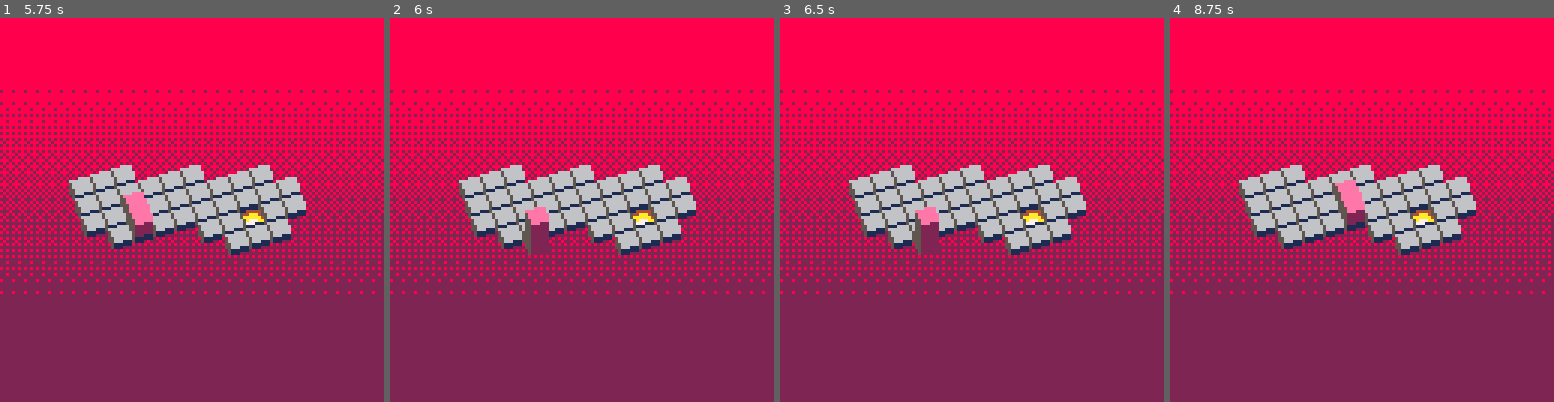
Above: before the commit, frames 1-4 (left to right).
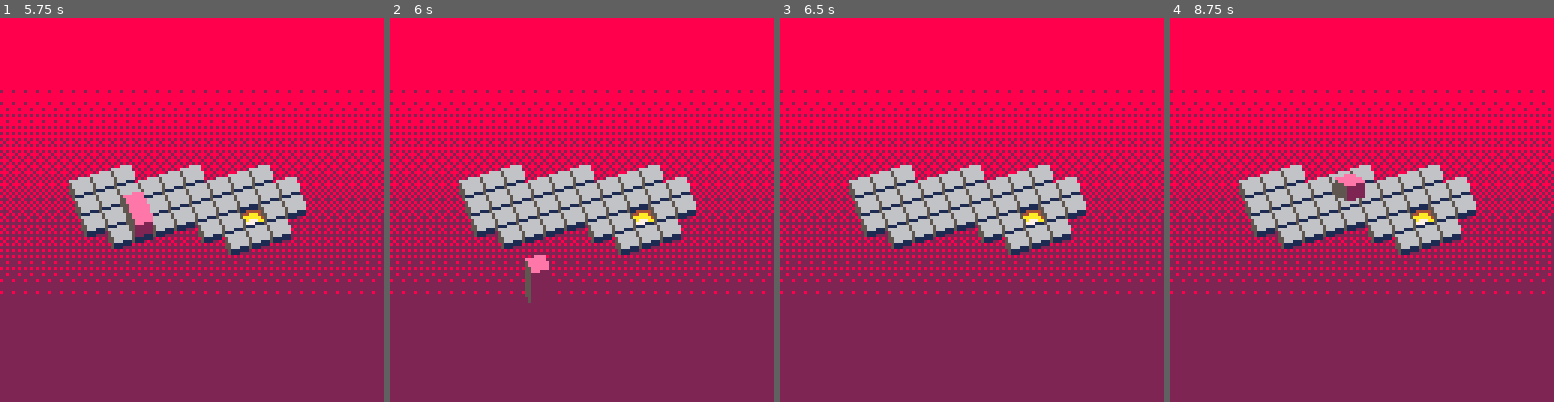
Above: after the commit, the same moments.

Repository: thorny-thorny/pico8-bloxorz
Game: PICO-8 cartridge bloxorz.p8
The game is run twice, just before and just after one commit, with the same random seed, the same clock (stepped at 60 frames per second) and the same inputs.
Inputs:
- Up to frame 1 (5.75 s): tap O (Z key) at 0.7, 1.7, 2.1, 2.5, 2.9, 3.3, 3.7, 4.1, 4.5, 4.9, 5.3, 5.7 s; hold Right 1.6-2.1 s; hold Up 2.15-2.42 s; hold Right 2.47-3.03 s; hold Left 3.08-3.58 s; hold Down 3.63-3.97 s; hold Right 4.02-4.68 s; hold Up 4.73-5.03 s; hold Left 5.08-5.68 s; hold Down from 5.73 s (still down)
- Up to frame 2 (6 s): keep holding Down
- Up to frame 3 (6.5 s): release Down at 6.03 s; hold Right from 6.08 s (still down); tap O (Z key) at 6.1 s
- Up to frame 4 (8.75 s): tap O (Z key) every 0.4 s from 6.5 to 8.5 s; release Right at 6.58 s; hold Right 6.63-7.13 s; hold Up 7.18-7.45 s; hold Right 7.5-8.07 s; hold Left 8.12-8.62 s; hold Down from 8.67 s (still down)

Frame 1 is identical in both runs. In frame 2, 1.0% of the frame differs, in the area x 35-42%, y 49-75%; in frame 3, 0.6%; in frame 4, 0.7%.

Commit message:
Splits and animations

Diff:
--- a/block.lua
+++ b/block.lua
@@ -90,14 +90,12 @@
 	return false
 end
 
-function block_split(self, u1, v1, u2, v2)
-	-- self.split = true
-	-- self.split_index = 0
-	-- self.side = block_side.z
-	-- self.u = u1
-	-- self.v = v1
-	-- self.u2 = u2
-	-- self.v2 = v2
+function block_split(self, point1, point2)
+	self.point = point1
+	self.split_point = point2
+	self.side = block_side.z
+
+	self.animation = make_block_teleport_animation(self.point)
 end
 
 function block_try_join(self)
@@ -116,11 +114,10 @@
 
 			self.split_active = false
 			self.split_point = nil
-			return true
-		end
-	end
-
-	return false
+
+			sfx(sounds.join)
+		end
+	end
 end
 
 function block_update(self)
@@ -130,7 +127,11 @@
 			return false
 		else
 			self.animation = nil
-			return true
+			if animating == nil then
+				return false
+			else
+				return true
+			end
 		end
 	end
 
@@ -146,7 +147,15 @@
 	elseif btnp(⬇️) then
 		d.v = 1
 	elseif btnp(🅾️) then
-		self.split_active = not self.split_active
+		if self.split_point ~= nil then
+			self.split_active = not self.split_active
+			local point = self.point
+			if self.split_active then
+				point = self.split_point
+			end
+
+			self.animation = make_block_switch_animation(point)
+		end
 	end
 
 	if d.u ~= 0 then
@@ -213,18 +222,20 @@
 	local sprite = nil
 	local thin = false
 
-	if self.animation ~= nil and draw_split == self.split_active then
+	if self.animation ~= nil then
 		local state = self.animation:get_state()
-		if state.side ~= nil then
-			side = state.side
-		end
-
-		if state.sprite ~= nil then
-			sprite = state.sprite
-		end
-
-		if state.d ~= nil then
-			p:add_point(state.d)
+		if draw_split == self.split_active or state.split then
+			if state.side ~= nil then
+				side = state.side
+			end
+
+			if state.sprite ~= nil then
+				sprite = state.sprite
+			end
+
+			if state.d ~= nil then
+				p:add_point(state.d)
+			end
 		end
 	end
 
@@ -254,16 +265,26 @@
 	end
 end
 
-function block_draw(self)
+function block_draw(self, falling_split)
 	if self.split_point ~= nil then
-		local draw_split_first = false
-		if self.split_point.u > self.point.u or self.split_point.v < self.point.v then
-			draw_split_first = true
-		end
-
-		self:subdraw(draw_split_first)
-		self:subdraw(not draw_split_first)
-	else
+		if falling_split == nil then
+			local draw_split_first = false
+			if self.split_point.u > self.point.u or self.split_point.v < self.point.v then
+				draw_split_first = true
+			end
+
+			self:subdraw(draw_split_first)
+			self:subdraw(not draw_split_first)
+		elseif falling_split == true then
+			self:subdraw(self.split_active)
+		elseif falling_split == false then
+			self:subdraw(not self.split_active)
+		end
+	elseif falling_split ~= false then
 		self:subdraw(false)
 	end
-end
+
+	if self.animation and self.animation.draw then
+		self.animation:draw()
+	end
+end
--- a/block_animations.lua
+++ b/block_animations.lua
@@ -226,3 +226,76 @@
 
   return state
 end
+
+function make_block_teleport_animation(point)
+  local animation = {
+    point = point,
+    frames_left = 6,
+    dy = -4,
+    update = block_teleport_animation_update,
+    get_state = block_teleport_animation_get_state,
+    draw = block_teleport_animation_draw,
+  }
+
+  return animation
+end
+
+function block_teleport_animation_update(self)
+  if self.frames_left == 0 then
+    return false
+  else
+    self.frames_left -= 1
+    self.dy = min(0, self.dy + 2)
+    return true
+  end
+end
+
+function block_teleport_animation_get_state(self)
+  return {
+    d = make_xy_point(0, self.dy),
+    split = true,
+  }
+end
+
+function block_teleport_animation_draw(self)
+  draw_split_selection(self.point, make_xy_point(0, self.dy))
+end
+
+function draw_split_selection(point_uv, d)
+  local point = tile_point_to_xy(point_uv)
+  if d ~= nil then
+    point:add_point(d)
+  end
+
+  spr(50, point.x - 7, point.y - 3)
+  spr(51, point.x + 7, point.y - 3)
+end
+
+function make_block_switch_animation(point)
+  local animation = {
+    point = point,
+    frames_left = 6,
+    update = block_switch_animation_update,
+    get_state = block_switch_animation_get_state,
+    draw = block_switch_animation_draw,
+  }
+
+  return animation
+end
+
+function block_switch_animation_update(self)
+  if self.frames_left == 0 then
+    return nil
+  else
+    self.frames_left -= 1
+    return true
+  end
+end
+
+function block_switch_animation_get_state(self)
+  return {}
+end
+
+function block_switch_animation_draw(self)
+  draw_split_selection(self.point)
+end
--- a/bloxorz.p8
+++ b/bloxorz.p8
@@ -25,8 +25,8 @@
 __gfx__
 00000000000666600006666000066660000dddd0000999900001115000066660000666600006666000066660000dddd0000dddd0000dddd0000dddd000066660
 00000000666666606666446066666460ddddddd099999990114444406666cc60666666606666446066661660ddddddd0ddddddd0ddddddd0ddddddd066664460
-007007005666666656446646566446665ddddddd59999999544aaa4556c66cc6567666665a4b88865a68b88658db888d58d8b88d5bdb888d5bd88b8d5b48b886
-000770005666666656466446566644665ddddddd599999995aaaaaa456cc66c65666666656444446566616665ddddddd5ddddddd5ddddddd5ddddddd56444446
+007007005666666656446646566446665ddddddd59999999544aaa4556c666c6567666665a4b88865a68b88658db888d58d8b88d5bdb888d5bd88b8d5b48b886
+000770005666666656466446566644665ddddddd599999995aaaaaa456c666c65666666656444446566616665ddddddd5ddddddd5ddddddd5ddddddd56444446
 0007700055666666556446665564666655dddddd5599999955a777aa556cc66655666666556446665566666655dddddd55dddddd55dddddd55dddddd55644666
 0070070055666111556661115566611155ddd11155999444557771115566611155666111556661115566611155ddd11155ddd11155ddd11155ddd11155666111
 00000000051111110511111105111111051111110544444405111111051111110511111105111111051111110511111105111111051111110511111105111111
@@ -47,14 +47,14 @@
 00000000000000000000000000000000000000000000000000000000000000000000000000000000000000000000000000000000000000000000000000000000
 00000000000000000000000000000000000000000000000000000000000000000000000000000000000000000000000000000000000000000000000000000000
 00000000000000000000000000000000000000000000000000000000000000000000000000000000000000000000000000000000000000000000000000000000
-000bbbb0000888800000000000000000000000000000000000000000000000000000000000000000000000000000000000000000000000000000000000000000
-bbbbbbb0888888800000000000000000000000000000000000000000000000000000000000000000000000000000000000000000000000000000000000000000
-5bbbbbbb588888880000000000000000000000000000000000000000000000000000000000000000000000000000000000000000000000000000000000000000
-5bbbbbbb588888880000000000000000000000000000000000000000000000000000000000000000000000000000000000000000000000000000000000000000
-55bbbbbb558888880000000000000000000000000000000000000000000000000000000000000000000000000000000000000000000000000000000000000000
-55bbb333558882220000000000000000000000000000000000000000000000000000000000000000000000000000000000000000000000000000000000000000
-05333333052222220000000000000000000000000000000000000000000000000000000000000000000000000000000000000000000000000000000000000000
-05333000052220000000000000000000000000000000000000000000000000000000000000000000000000000000000000000000000000000000000000000000
+000bbbb00008888000cccc0000cccc00000000000000000000000000000000000000000000000000000000000000000000000000000000000000000000000000
+bbbbbbb08888888000cccc0000cccc00000000000000000000000000000000000000000000000000000000000000000000000000000000000000000000000000
+5bbbbbbb5888888800cc00000000cc00000000000000000000000000000000000000000000000000000000000000000000000000000000000000000000000000
+5bbbbbbb5888888800cc00000000cc00000000000000000000000000000000000000000000000000000000000000000000000000000000000000000000000000
+55bbbbbb5588888800cc00000000cc00000000000000000000000000000000000000000000000000000000000000000000000000000000000000000000000000
+55bbb3335588822200cc00000000cc00000000000000000000000000000000000000000000000000000000000000000000000000000000000000000000000000
+053333330522222200cccc0000cccc00000000000000000000000000000000000000000000000000000000000000000000000000000000000000000000000000
+053330000522200000cccc0000cccc00000000000000000000000000000000000000000000000000000000000000000000000000000000000000000000000000
 0000000000000000000eeee000000000000000000000000000000000e00000000000000000000000000000000000000000000000eee00000000000ee00000000
 0000000000000000eeeeeee0000000000eeee000000000000000000eeee000000000000000000000000000000000000000000eeeeeee00000000eeee00000000
 00000000000000005eeeeeee000000eeeeeee00000000000000000eeeeee200000000000000000000000000000000000000005eee222000000eeeeeee0000000
--- a/game.lua
+++ b/game.lua
@@ -1,7 +1,7 @@
 function game_create()
 	local game = {
 		level_number = 1,
-		levels_total = 7,
+		levels_total = 11,
 		update = game_update,
 		draw = game_draw,
 	}
--- a/level.lua
+++ b/level.lua
@@ -79,8 +79,8 @@
 
 function level_enter_portal(self, sprite)
 	local index = sprite_index_bit(sprite)
-	local point1 = make_uv_point(-1, -1)
-	local point2 = make_uv_point(-1, -1)
+	local point1 = nil
+	local point2 = nil
 
 	for u = 0, map_width_tiles - 1 do
 		for v = 0, map_height_tiles - 1 do
@@ -96,7 +96,7 @@
 					sprite_index_bit(sprite) == index
 				)
 			then
-				if point1.u == -1 then
+				if point1 == nil then
 					point1 = make_uv_point(u, v)
 				else
 					point2 = make_uv_point(u, v)
@@ -105,7 +105,11 @@
 		end
 	end
 
-	self.block:split(self.block, point1.u, point1.v, point2.u, point2.v)
+	if point1 == nil or point2 == nil then
+		return
+	end
+
+	self.block:split(point1, point2)
 end
 
 function level_platform_state(self, sprite)
@@ -138,9 +142,7 @@
 		return false
 	end
 
-	if self.block:try_join() then
-		sfx(sounds.join)
-	end
+	self.block:try_join()
 
 	local points = self.block:get_points()
 	local died = false
@@ -165,10 +167,8 @@
 			hole_points[#hole_points + 1] = points[i]
 		elseif #points == 1 and self.finish:equals(points[i]) then
 			finished = true
-		-- elseif #points == 1 and sprite_is_portal(sprite) then
-			-- if self.block.updated then
-			-- 	self:enter_portal(sprite)
-			-- end
+		elseif #points == 1 and sprite_is_portal(sprite) then
+			self:enter_portal(sprite)
 		elseif
 			sprite_is_circle_button(sprite) or
 			(
@@ -226,35 +226,43 @@
 		hole = self.hole
 	end
 
- for u = map_width_tiles - 1, 0, -1 do
-  for v = 0, map_height_tiles - 1 do
-		local is_hole = u == hole.u and v == hole.v
-  	if (u > hole.u and v <= hole.v) or (u <= hole.u and v < hole.v) or is_hole then
-			local d = nil
-			if is_hole then
-				local sprite = mget(self.map_offset.u + hole.u, self.map_offset.v + hole.v)
-				if sprite_is_fragile(sprite) and self.waiting_for_animaiton and self.block.side == block_side.z then
-					local state = self.block.animation:get_state()
-					if state.d ~= nil then
-						d = make_xy_point(0, state.d.y)
+	for u = map_width_tiles - 1, 0, -1 do
+		for v = 0, map_height_tiles - 1 do
+			local is_hole = u == hole.u and v == hole.v
+			if (u > hole.u and v <= hole.v) or (u <= hole.u and v < hole.v) or is_hole then
+				local d = nil
+				if is_hole then
+					local sprite = mget(self.map_offset.u + hole.u, self.map_offset.v + hole.v)
+					if sprite_is_fragile(sprite) and self.waiting_for_animaiton and self.block.side == block_side.z then
+						local state = self.block.animation:get_state()
+						if state.d ~= nil then
+							d = make_xy_point(0, state.d.y)
+						end
 					end
 				end
-			end
-
-			self:draw_tile(u, v, d)
-  	end
- 	end
- end
-
- self.block:draw()
-
- for u = map_width_tiles - 1, 0, -1 do
-  for v = 0, map_height_tiles - 1 do
-  	if ((u > hole.u and v > hole.v) or (u <= hole.u and v >= hole.v)) and not (u == hole.u and v == hole.v) then
-  		self:draw_tile(u, v)
-  	end
- 	end
- end
+
+				self:draw_tile(u, v, d)
+			end
+		end
+	end
+
+	if self.hole ~= nil then
+		self.block:draw(true)
+	else
+		self.block:draw()
+	end
+
+	for u = map_width_tiles - 1, 0, -1 do
+		for v = 0, map_height_tiles - 1 do
+			if ((u > hole.u and v > hole.v) or (u <= hole.u and v >= hole.v)) and not (u == hole.u and v == hole.v) then
+				self:draw_tile(u, v)
+			end
+		end
+	end
+
+	if self.hole ~= nil then
+		self.block:draw(false)
+	end
 end
 
 function level_draw_tile(self, u, v, d)
